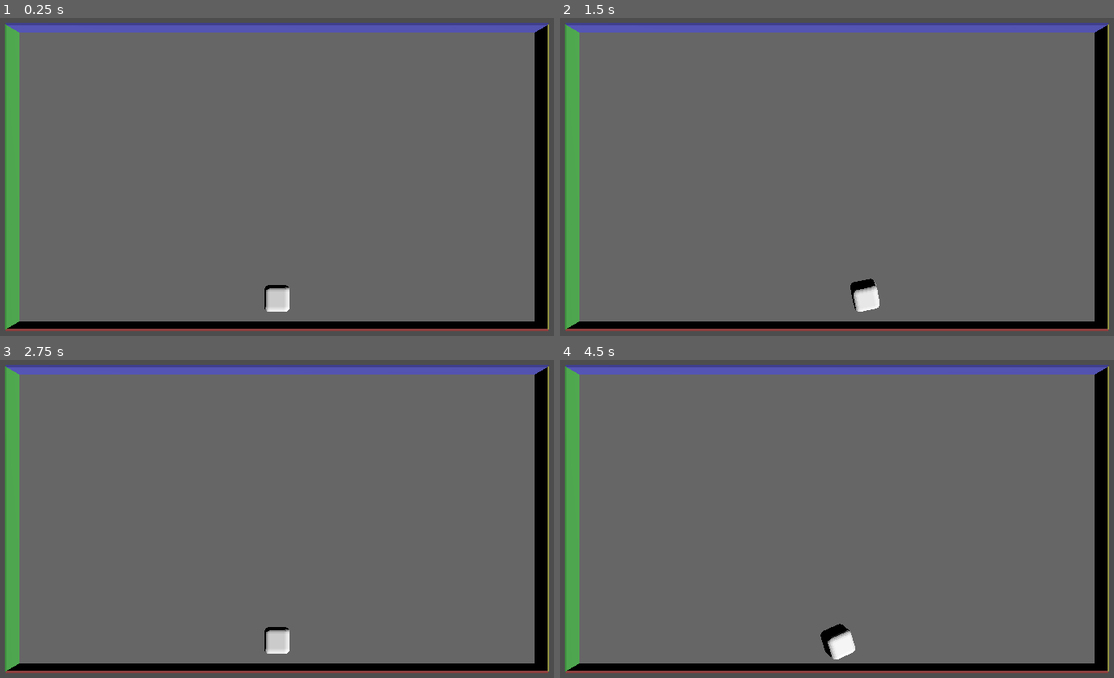
Above: before the commit, frames 1-4 (two rows, left to right).
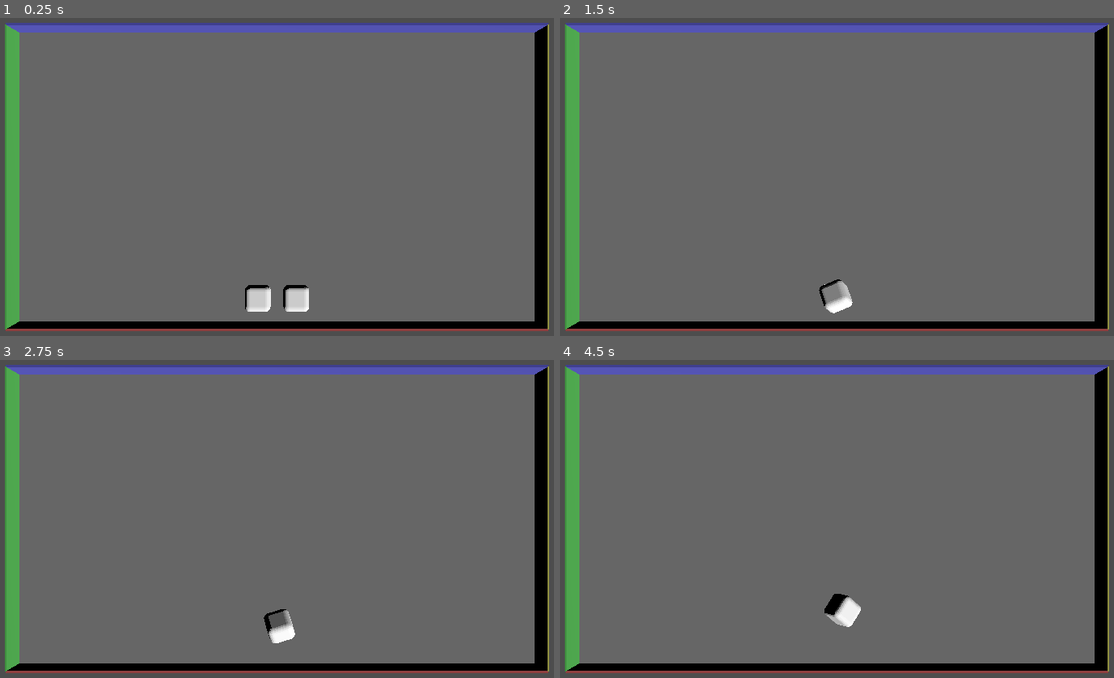
Above: after the commit, the same moments.

Repository: Beezui/trae_godot_dice
Game: Godot game, scene res://scenes/dice_demo_simple_final.tscn
The game is run twice, just before and just after one commit, with the same random seed, the same clock (stepped at 60 frames per second) and the same inputs.
Inputs:
- Up to frame 1 (0.25 s): no input
- Up to frame 2 (1.5 s): tap Enter (ui_accept) at 0.5, 1.35 s; hold Enter (ui_accept) 0.53-1.28 s; tap R at 0.6 s; hold S from 1.28 s (still down)
- Up to frame 3 (2.75 s): tap Enter (ui_accept) at 1.52, 1.82 s; tap R at 1.55, 2.1 s; release S at 2.03 s; hold Enter (ui_accept) from 2.03 s (still down)
- Up to frame 4 (4.5 s): release Enter (ui_accept) at 2.78 s; tap Space at 2.85 s; tap Enter (ui_accept) at 3.02, 3.32, 4.35 s; tap R at 3.05, 3.6 s; hold Enter (ui_accept) 3.53-4.28 s; hold A from 3.53 s (still down)

The runs differ from the first frame. In frame 1, 0.9% of the frame differs, in the area x 44-56%, y 83-93%; in frame 2, 0.7%; in frame 3, 0.5%; in frame 4, 0.9%, in the area x 47-55%, y 73-95%.

Commit message:
实现多骰子系统：添加骰子管理器脚本和更新相关文件

Diff:
--- a/scenes/dice_6.gd
+++ b/scenes/dice_6.gd
@@ -292,26 +292,27 @@
 			parent.update_result_display(dice_value, skill.name)
 
 func _process(delta):
-	# 更新技能冷却（如果方法存在）
-	if skill_system and skill_system.has_method("update_cooldowns"):
-		skill_system.update_cooldowns(delta)
-	# 更新粒子系统（如果方法存在）
-	if particle_system and particle_system.has_method("update"):
-		particle_system.update(delta)
+	# 只在需要时更新系统
+	if is_rolling:
+		# 更新技能冷却（如果方法存在）
+		if skill_system and skill_system.has_method("update_cooldowns"):
+			skill_system.update_cooldowns(delta)
+		# 更新粒子系统（如果方法存在）
+		if particle_system and particle_system.has_method("update"):
+			particle_system.update(delta)
 
 func _on_body_entered(body):
 	if is_rolling:
 		collision_count += 1
-		print("Dice collided with: ", body.name)
-		# 这里可以添加碰撞特效和技能触发逻辑
-
-		# 检测是否与其他骰子碰撞
-		if body is RigidBody3D and body.has_method("get_dice_type"):
-			print("Collided with another dice: ", body.get_dice_type())
-
-		# 检测是否与场景物体碰撞
-		elif body is StaticBody3D:
-			print("Collided with scene object: ", body.name)
+		# 只在调试模式下打印
+		if Engine.is_editor_hint():
+			print("Dice collided with: ", body.name)
+			# 检测是否与其他骰子碰撞
+			if body is RigidBody3D and body.has_method("get_dice_type"):
+				print("Collided with another dice: ", body.get_dice_type())
+			# 检测是否与场景物体碰撞
+			elif body is StaticBody3D:
+				print("Collided with scene object: ", body.name)
 
 func _on_body_exited(_body):
 	if is_rolling:
@@ -322,6 +323,10 @@
 
 func get_collision_count() -> int:
 	return collision_count
+
+func get_dice_value() -> int:
+	# 获取骰子点数
+	return dice_value
 
 func set_controlled_result(value: int):
 	# 设置控制结果
--- a/scenes/dice_demo_script.gd
+++ b/scenes/dice_demo_script.gd
@@ -1,7 +1,6 @@
 extends Node3D
 
-@onready var dice_a = $DiceA
-@onready var dice_b = $DiceB
+@onready var dice_manager = $DiceManager
 @onready var camera = $Camera3D
 @onready var light = $DirectionalLight3D
 @onready var sandbox = $Sandbox
@@ -11,7 +10,7 @@
 var charge_time = 0.0
 var max_charge_time = 2.0  # 最大蓄力时间（秒）
 var max_force = 20.0  # 最大投掷力度增加到20
-var original_position = Vector3()  # 骰子原始位置
+var original_positions = {}  # 存储每个骰子的原始位置
 var global_time = 0.0  # 全局时间，用于持续震动
 var base_width = 24.0  # 基础宽度（屏幕水平方向），放大1.5倍
 var base_height = 13.5   # 基础高度（屏幕竖直方向），放大1.5倍
@@ -161,27 +160,11 @@
 		# 移除顶部碰撞形状，避免阻挡骰子下落
 		# 注释掉顶部碰撞形状的创建代码，确保骰子能正常落到地面
 
-		# 初始化骰子状态并设置初始位置
-		if dice_a:
-			# 设置初始位置（屏幕水平方向中心，靠近屏幕下方南墙）
-			dice_a.position = Vector3(0, 6, sandbox_height/2 - 2)  # 靠近屏幕下方南墙，屏幕水平方向中心，向上提高2单位，高度提升50%
-			dice_a.rotation = Vector3()
-			# 确保骰子静止
-			dice_a.linear_velocity = Vector3.ZERO
-			dice_a.angular_velocity = Vector3.ZERO
-			# 禁用重力，使骰子悬浮
-			dice_a.gravity_scale = 0.0
-			dice_a.visible = true
-		if dice_b:
-			# 设置初始位置（屏幕水平方向中心，靠近屏幕下方南墙）
-			dice_b.position = Vector3(0, 6, sandbox_height/2 - 2)  # 靠近屏幕下方南墙，屏幕水平方向中心，向上提高2单位，高度提升50%
-			dice_b.rotation = Vector3()
-			# 确保骰子静止
-			dice_b.linear_velocity = Vector3.ZERO
-			dice_b.angular_velocity = Vector3.ZERO
-			# 禁用重力，使骰子悬浮
-			dice_b.gravity_scale = 0.0
-			dice_b.visible = false
+		# 初始化骰子管理器
+		if dice_manager:
+			# 设置骰子数量为2（默认值）
+			dice_manager.initialize_dice_pool()
+			print("Dice manager initialized with %d dice" % dice_manager.get_dice_count())
 
 	# 增加重力加速度，加快骰子下落速度
 	# 在Godot 4中，通过ProjectSettings来设置重力
@@ -200,7 +183,7 @@
 	# 重置蓄力状态
 	is_charging = false
 	charge_time = 0.0
-	original_position = Vector3()  # 重置原始位置
+	original_positions.clear()  # 重置原始位置
 
 	# 标记为初始状态
 	is_in_initial_state = true
@@ -208,149 +191,63 @@
 	print("Demo started with dice in initial position")
 
 func throw_dice():
-	# 检查骰子节点是否存在
-	if not dice_b:
-		print("Error: DiceB node not found")
-		return
-
-	# 检查骰子节点是否有roll方法
-	if not dice_b.has_method("roll"):
-		print("Error: DiceB node does not have roll method")
-		print("DiceB node type:", dice_b.get_class())
-		return
-
-	# 计算16:9比例的沙盘高度
-	var base_ratio = 16.0 / 9.0
-	var sandbox_width = base_width  # 屏幕水平方向（x轴）
-	var sandbox_height = sandbox_width / base_ratio  # 屏幕竖直方向（z轴），保持16:9比例
-
-	# 重置骰子B位置（离地面5个骰子高度）
-	dice_b.position = Vector3(0, 7.5, sandbox_height/2 - 2)  # 靠近屏幕下方南墙，屏幕水平方向中心，高度提升50%
-	dice_b.rotation = Vector3()
-
-	# 生成随机投掷力，朝向屏幕上方的北墙
-	var force = Vector3(
-		randf_range(-0.5, 0.5),  # 较小的X方向随机力，水平位移的力削弱50%
-		randf_range(3, 5),  # 向上的力，调整为合理值，确保骰子在投掷后能够正常下落
-		randf_range(-2.5, -1.25)     # 朝向屏幕上方的力（Z负方向，北墙方向），水平位移的力削弱50%
-	)
-
-	# 生成随机旋转力，整体削弱30%
-	var angular_force = Vector3(
-		randf_range(-7, 7),
-		randf_range(-7, 7),
-		randf_range(-7, 7)
-	)
-
-	# 切换骰子可见性
-	if dice_a:
-		dice_a.visible = false
-	if dice_b:
-		dice_b.visible = true
-
-	# 标记为非初始状态
-	is_in_initial_state = false
-
-	# 投掷骰子，传递旋转力
-	dice_b.roll(force, angular_force)
+	# 使用骰子管理器投掷所有骰子
+	if dice_manager:
+		dice_manager.throw_all_dice()
+		# 标记为非初始状态
+		is_in_initial_state = false
 
 func throw_dice_with_charge():
-	# 检查骰子节点是否存在
-	if not dice_b:
-		print("Error: DiceB node not found")
-		return
-
-	# 检查骰子节点是否有roll方法
-	if not dice_b.has_method("roll"):
-		print("Error: DiceB node does not have roll method")
-		return
-
-	# 计算16:9比例的沙盘高度
-	var base_ratio = 16.0 / 9.0
-	var sandbox_width = base_width  # 屏幕水平方向（x轴）
-	var sandbox_height = sandbox_width / base_ratio  # 屏幕竖直方向（z轴），保持16:9比例
-
-	# 重置骰子B位置（离地面5个骰子高度）
-	dice_b.position = Vector3(0, 7.5, sandbox_height/2 - 2)  # 靠近屏幕下方南墙，屏幕水平方向中心，高度提升50%
-	dice_b.rotation = Vector3()
-
-	# 根据蓄力时间计算投掷力度
-	var charge_ratio = charge_time / max_charge_time
-	# 将最小投掷力度提升为最大投掷力度的30%
-	var min_force_ratio = 0.3
-	var force_magnitude = (min_force_ratio + (charge_ratio * (1.0 - min_force_ratio))) * max_force
-
-	# 生成朝向屏幕上方的力，角度在-45到45度之间
-	var angle = deg_to_rad(randf_range(-45, 45))
-	# 计算投掷力，确保重力效果明显
-	# 直接计算力向量，不使用归一化，让向上的力不会被过度削弱
-	var force = Vector3(
-		sin(angle) * 0.25 * force_magnitude,  # X方向随角度变化，水平位移的力削弱50%
-		(0.3 + (charge_ratio * 0.7)) * force_magnitude * 0.5,  # 向上力随蓄力时间增加，但进一步减小以确保重力效果
-		-0.25 * force_magnitude   # 朝向屏幕上方的Z负方向（北墙方向），水平位移的力削弱50%
-	)
-
-	# 计算旋转力，随蓄力时间增加，最小值不为0
-	var min_angular_force = 11.2  # 增大最小旋转力为原来的2倍，确保即使轻按也有明显旋转，整体削弱30%
-	var max_angular_force = 31.5  # 降低最大旋转力为原来的50%，减少旋转效果，整体削弱30%
-	var angular_force_magnitude = min_angular_force + (charge_ratio * (max_angular_force - min_angular_force))
-
-	# 生成随机方向的旋转力，确保在三个轴上都有明显分量
-	# 为每个轴生成独立的随机值，确保x、y、z轴都有旋转
-	# 使用更大的最小值，确保每个轴都有足够的旋转分量
-	var x_rot = randf_range(-1.0, 1.0)
-	var y_rot = randf_range(-1.0, 1.0)
-	var z_rot = randf_range(-1.0, 1.0)
-
-	# 确保每个轴都有足够的旋转分量，避免只沿着单一轴旋转
-	# 增大最小值阈值，确保每个轴都有明显的旋转
-	if abs(x_rot) < 0.5:
-		x_rot = randf_range(0.5, 1.0) * sign(x_rot) if x_rot != 0 else 0.7
-	if abs(y_rot) < 0.5:
-		y_rot = randf_range(0.5, 1.0) * sign(y_rot) if y_rot != 0 else 0.7
-	if abs(z_rot) < 0.5:
-		z_rot = randf_range(0.5, 1.0) * sign(z_rot) if z_rot != 0 else 0.7
-
-	# 创建旋转力向量并归一化
-	var angular_force = Vector3(x_rot, y_rot, z_rot).normalized() * angular_force_magnitude
-
-	# 打印旋转力信息，用于调试
-	print("蓄力比例: %.2f, 旋转力大小: %.2f, 旋转力方向: %s" % [charge_ratio, angular_force_magnitude, angular_force])
-
-	# 切换骰子可见性
-	if dice_a:
-		dice_a.visible = false
-	if dice_b:
-		dice_b.visible = true
-
-	# 标记为非初始状态
-	is_in_initial_state = false
-
-	# 投掷骰子，传递旋转力
-	dice_b.roll(force, angular_force)
+	# 使用骰子管理器蓄力投掷所有骰子
+	if dice_manager:
+		var charge_ratio = charge_time / max_charge_time
+		# 打印蓄力信息，用于调试
+		print("蓄力比例: %.2f" % charge_ratio)
+		dice_manager.throw_all_dice_with_charge(charge_ratio)
+		# 标记为非初始状态
+		is_in_initial_state = false
 
 func _input(event):
 	# 按空格键开始蓄力（只有在初始状态下才能蓄力）
 	if event.is_action_pressed("ui_accept") and is_in_initial_state:
 		is_charging = true
 		charge_time = 0.0
-		# 记录骰子A的原始位置
-		if dice_a:
-			original_position = dice_a.position
+		# 存储所有骰子的原始位置
+		original_positions.clear()
+		if dice_manager:
+			for i in range(dice_manager.get_dice_count()):
+				var dice = dice_manager.get_dice(i)
+				if dice and is_instance_valid(dice):
+					original_positions[dice.get_path()] = dice.position
 		print("开始蓄力...")
 	# 松开空格键投掷骰子
 	elif event.is_action_released("ui_accept") and is_charging:
 		is_charging = false
-		# 恢复骰子A到原始位置
-		if dice_a:
-			dice_a.position = original_position
 		# 重置原始位置，避免震动效果继续应用
-		original_position = Vector3()
+		original_positions.clear()
 		throw_dice_with_charge()
 		print("投掷骰子！蓄力时间: %.2f秒" % charge_time)
 	# 按R键恢复骰子初始状态
 	if event is InputEventKey and event.pressed and event.keycode == KEY_R:
 		reset_dice()
+	# 按a键增加骰子（只有在初始状态下才能调整）
+	if event is InputEventKey and event.pressed and event.keycode == KEY_A and is_in_initial_state:
+		if dice_manager:
+			var current_count = dice_manager.get_dice_count()
+			if current_count < 6:
+				dice_manager.set_dice_count(current_count + 1)
+				print("增加骰子，当前数量: %d" % dice_manager.get_dice_count())
+			else:
+				print("已达到最大骰子数量: 6")
+	# 按s键减少骰子（只有在初始状态下才能调整）
+	if event is InputEventKey and event.pressed and event.keycode == KEY_S and is_in_initial_state:
+		if dice_manager:
+			var current_count = dice_manager.get_dice_count()
+			if current_count > 1:
+				dice_manager.set_dice_count(current_count - 1)
+				print("减少骰子，当前数量: %d" % dice_manager.get_dice_count())
+			else:
+				print("已达到最小骰子数量: 1")
 
 func _process(delta):
 	# 跟踪全局时间
@@ -371,68 +268,39 @@
 		# 增加震动频率（随蓄力时间增加）
 		var shake_frequency = 15.0 + (charge_ratio * 25.0)  # 频率从15增加到40
 
-		# 应用震动效果（只影响骰子A）
-		if dice_a and original_position != Vector3():
-			# 使用全局时间和频率生成持续震动
-			var time = global_time * shake_frequency
-			var shake_offset = Vector3(
-				sin(time * 3.14159) * shake_amplitude,
-				sin(time * 3.14159 * 1.5) * shake_amplitude,
-				sin(time * 3.14159 * 2.0) * shake_amplitude
-			)
-			# 应用震动偏移
-			dice_a.position = original_position + shake_offset
+		# 对所有骰子应用震动效果
+		if dice_manager:
+			for i in range(dice_manager.get_dice_count()):
+				var dice = dice_manager.get_dice(i)
+				if dice and is_instance_valid(dice):
+					var dice_path = dice.get_path()
+					if original_positions.has(dice_path):
+						# 使用全局时间和频率生成持续震动
+						var time = global_time * shake_frequency
+						var shake_offset = Vector3(
+							sin(time * 3.14159) * shake_amplitude,
+							sin(time * 3.14159 * 1.5) * shake_amplitude,
+							sin(time * 3.14159 * 2.0) * shake_amplitude
+						)
+						# 应用震动偏移
+						dice.position = original_positions[dice_path] + shake_offset
 	else:
-		# 非蓄力状态下，确保original_position为零向量
-		if original_position != Vector3():
-			original_position = Vector3()
-
-		# 初始状态下，确保骰子A固定在初始位置
-		if is_in_initial_state and dice_a:
-			# 计算16:9比例的沙盘高度
-			var base_ratio = 16.0 / 9.0
-			var sandbox_width = base_width  # 屏幕水平方向（x轴）
-			var sandbox_height = sandbox_width / base_ratio  # 屏幕竖直方向（z轴），保持16:9比例
-			# 固定骰子A在初始位置
-			dice_a.position = Vector3(0, 6, sandbox_height/2 - 2)  # 高度提升50%
-			dice_a.rotation = Vector3()
-			dice_a.linear_velocity = Vector3.ZERO
-			dice_a.angular_velocity = Vector3.ZERO
+		# 非蓄力状态下，清空原始位置
+		original_positions.clear()
+
+	# 更新骰子管理器
+	if dice_manager:
+		dice_manager.update(delta)
 
 func reset_dice():
-	# 计算16:9比例的沙盘高度
-	var base_ratio = 16.0 / 9.0
-	var sandbox_width = base_width  # 屏幕水平方向（x轴）
-	var sandbox_height = sandbox_width / base_ratio  # 屏幕竖直方向（z轴），保持16:9比例
-
 	# 重置蓄力状态
 	is_charging = false
 	charge_time = 0.0
-	original_position = Vector3()  # 重置原始位置
-
-	# 重置骰子A到初始状态
-	if dice_a:
-		# 设置初始位置（屏幕水平方向中心，靠近屏幕下方南墙）
-		dice_a.position = Vector3(0, 6, sandbox_height/2 - 2)  # 靠近屏幕下方南墙，屏幕水平方向中心，向上提高2单位，高度提升50%
-		dice_a.rotation = Vector3()
-		# 确保骰子静止
-		dice_a.linear_velocity = Vector3.ZERO
-		dice_a.angular_velocity = Vector3.ZERO
-		# 禁用重力，使骰子悬浮
-		dice_a.gravity_scale = 0.0
-		dice_a.visible = true
-
-	# 重置骰子B到初始状态
-	if dice_b:
-		# 设置初始位置（屏幕水平方向中心，靠近屏幕下方南墙）
-		dice_b.position = Vector3(0, 6, sandbox_height/2 - 2)  # 靠近屏幕下方南墙，屏幕水平方向中心，向上提高2单位，高度提升50%
-		dice_b.rotation = Vector3()
-		# 确保骰子静止
-		dice_b.linear_velocity = Vector3.ZERO
-		dice_b.angular_velocity = Vector3.ZERO
-		# 禁用重力，使骰子悬浮
-		dice_b.gravity_scale = 0.0
-		dice_b.visible = false
+	original_positions.clear()  # 重置原始位置
+
+	# 使用骰子管理器重置所有骰子
+	if dice_manager:
+		dice_manager.reset_all_dice()
 
 	# 标记为初始状态
 	is_in_initial_state = true
--- a/scenes/dice_demo_simple_final.tscn
+++ b/scenes/dice_demo_simple_final.tscn
@@ -2,6 +2,7 @@
 
 [ext_resource type="Script" uid="uid://cvl75rev7s7we" path="res://scenes/dice_demo_script.gd" id="1_uzb9g"]
 [ext_resource type="PackedScene" uid="uid://c2x0x5e4k0rag" path="res://scenes/dice_6.tscn" id="2_jh1g7"]
+[ext_resource type="Script" uid="uid://b2f3x3e4k0rag" path="res://scenes/dice_manager.gd" id="3_dicemanager"]
 
 [node name="DiceDemoSimpleFinal" type="Node3D" unique_id=1530554903]
 script = ExtResource("1_uzb9g")
@@ -35,9 +36,7 @@
 [node name="WallWest" type="CollisionShape3D" parent="Sandbox" unique_id=167772160]
 transform = Transform3D(1, 0, 0, 0, 1, 0, 0, 0, 1, -12, -4, 0)
 
-[node name="DiceA" parent="." unique_id=399543580 instance=ExtResource("2_jh1g7")]
-transform = Transform3D(1, 0, 0, 0, 1, 0, 0, 0, 1, 0, 3, 0)
-
-[node name="DiceB" parent="." unique_id=399543590 instance=ExtResource("2_jh1g7")]
-transform = Transform3D(1, 0, 0, 0, 1, 0, 0, 0, 1, 0, 3, 0)
-visible = false
+[node name="DiceManager" type="Node3D" parent="." unique_id=399543600]
+script = ExtResource("3_dicemanager")
+dice_count = 2
+dice_scene = ExtResource("2_jh1g7")
--- /dev/null
+++ b/scenes/dice_manager.gd
@@ -0,0 +1,212 @@
+extends Node3D
+
+@export var dice_count: int = 2  # 默认2个骰子
+@export var max_dice_count: int = 6  # 最大6个骰子
+@export var dice_scene: PackedScene  # 骰子场景
+
+var dice_instances: Array = []
+var is_throwing: bool = false
+var rolling_dice_count: int = 0
+
+func _ready():
+	# 加载骰子场景
+	if not dice_scene:
+		dice_scene = load("res://scenes/dice_6.tscn")
+		if not dice_scene:
+			print("Error: Failed to load dice scene")
+			return
+
+	# 初始化骰子池
+	initialize_dice_pool()
+
+func initialize_dice_pool():
+	# 清理现有骰子
+	for dice in dice_instances:
+		if dice and is_instance_valid(dice):
+			dice.queue_free()
+	dice_instances.clear()
+
+	# 限制骰子数量
+	dice_count = clamp(dice_count, 1, max_dice_count)
+
+	# 创建骰子实例
+	for i in range(dice_count):
+		var dice = dice_scene.instantiate()
+		if dice:
+			dice.name = "Dice_%d" % i
+			add_child(dice)
+			dice_instances.append(dice)
+			# 初始状态：禁用重力，使骰子悬浮
+			dice.gravity_scale = 0.0
+			dice.linear_velocity = Vector3.ZERO
+			dice.angular_velocity = Vector3.ZERO
+			dice.visible = true
+
+			# 设置初始位置，沿着水平方向并排排列
+			var spacing = 1.5  # 骰子间距
+			var start_x = -((dice_count - 1) * spacing) / 2
+			var x_pos = start_x + (i * spacing)
+			dice.position = Vector3(x_pos, 6, 4.75)  # 靠近屏幕下方南墙
+
+	print("Dice pool initialized with %d dice" % dice_instances.size())
+
+func set_dice_count(count: int):
+	# 设置骰子数量
+	dice_count = clamp(count, 1, max_dice_count)
+	initialize_dice_pool()
+
+func get_dice_count() -> int:
+	# 获取当前骰子数量
+	return dice_instances.size()
+
+func get_dice(index: int) -> RigidBody3D:
+	# 获取指定索引的骰子
+	if index >= 0 and index < dice_instances.size():
+		return dice_instances[index]
+	return null
+
+func reset_all_dice():
+	# 重置所有骰子
+	for i in range(dice_instances.size()):
+		var dice = dice_instances[i]
+		if dice and is_instance_valid(dice):
+			dice.linear_velocity = Vector3.ZERO
+			dice.angular_velocity = Vector3.ZERO
+			dice.rotation = Vector3()  # 重置旋转角度
+			dice.gravity_scale = 0.0
+			dice.visible = true
+
+			# 设置初始位置，沿着水平方向并排排列
+			var spacing = 1.5  # 骰子间距
+			var start_x = -((dice_instances.size() - 1) * spacing) / 2
+			var x_pos = start_x + (i * spacing)
+			dice.position = Vector3(x_pos, 6, 4.75)  # 靠近屏幕下方南墙
+
+	is_throwing = false
+	rolling_dice_count = 0
+
+func prepare_dice_for_throw():
+	# 准备骰子投掷
+	var base_ratio = 16.0 / 9.0
+	var sandbox_width = 24.0
+	var sandbox_height = sandbox_width / base_ratio
+
+	# 计算骰子初始位置，确保它们有适当间隔
+	var spacing = 1.5  # 骰子间距
+	var start_x = -((dice_instances.size() - 1) * spacing) / 2
+
+	for i in range(dice_instances.size()):
+		var dice = dice_instances[i]
+		if dice and is_instance_valid(dice):
+			# 计算初始位置，确保骰子之间有间隔
+			var x_pos = start_x + (i * spacing)
+			dice.position = Vector3(x_pos, 7.5, sandbox_height/2 - 2)
+			dice.rotation = Vector3()
+			dice.linear_velocity = Vector3.ZERO
+			dice.angular_velocity = Vector3.ZERO
+			dice.gravity_scale = 0.0
+			dice.visible = true
+
+func throw_all_dice(force_multiplier: float = 1.0):
+	# 同时投掷所有骰子
+	if dice_instances.size() == 0:
+		print("Error: No dice to throw")
+		return
+
+	prepare_dice_for_throw()
+	is_throwing = true
+	rolling_dice_count = dice_instances.size()
+
+	for dice in dice_instances:
+		if dice and is_instance_valid(dice):
+			# 为每个骰子生成独立的投掷力
+			var force = Vector3(
+				randf_range(-0.5, 0.5) * force_multiplier,
+				randf_range(3, 5) * force_multiplier,
+				randf_range(-2.5, -1.25) * force_multiplier
+			)
+
+			# 为每个骰子生成独立的旋转力
+			var angular_force = Vector3(
+				randf_range(-7, 7),
+				randf_range(-7, 7),
+				randf_range(-7, 7)
+			)
+
+			# 投掷骰子
+			dice.roll(force, angular_force)
+
+func throw_all_dice_with_charge(charge_ratio: float):
+	# 蓄力投掷所有骰子
+	if dice_instances.size() == 0:
+		print("Error: No dice to throw")
+		return
+
+	prepare_dice_for_throw()
+	is_throwing = true
+	rolling_dice_count = dice_instances.size()
+
+	var max_force = 20.0
+	var min_force_ratio = 0.3
+	var force_magnitude = (min_force_ratio + (charge_ratio * (1.0 - min_force_ratio))) * max_force
+
+	for dice in dice_instances:
+		if dice and is_instance_valid(dice):
+			# 生成朝向屏幕上方的力，角度在-45到45度之间
+			var angle = deg_to_rad(randf_range(-45, 45))
+
+			# 计算投掷力
+			var force = Vector3(
+				sin(angle) * 0.25 * force_magnitude,
+				(0.3 + (charge_ratio * 0.7)) * force_magnitude * 0.5,
+				-0.25 * force_magnitude
+			)
+
+			# 计算旋转力
+			var min_angular_force = 11.2
+			var max_angular_force = 31.5
+			var angular_force_magnitude = min_angular_force + (charge_ratio * (max_angular_force - min_angular_force))
+
+			# 生成随机方向的旋转力
+			var x_rot = randf_range(-1.0, 1.0)
+			var y_rot = randf_range(-1.0, 1.0)
+			var z_rot = randf_range(-1.0, 1.0)
+
+			# 确保每个轴都有足够的旋转分量
+			if abs(x_rot) < 0.5:
+				x_rot = randf_range(0.5, 1.0) * sign(x_rot) if x_rot != 0 else 0.7
+			if abs(y_rot) < 0.5:
+				y_rot = randf_range(0.5, 1.0) * sign(y_rot) if y_rot != 0 else 0.7
+			if abs(z_rot) < 0.5:
+				z_rot = randf_range(0.5, 1.0) * sign(z_rot) if z_rot != 0 else 0.7
+
+			# 创建旋转力向量并归一化
+			var angular_force = Vector3(x_rot, y_rot, z_rot).normalized() * angular_force_magnitude
+
+			# 投掷骰子
+			dice.roll(force, angular_force)
+
+func on_dice_stopped():
+	# 骰子停止时的回调
+	rolling_dice_count -= 1
+	if rolling_dice_count <= 0:
+		is_throwing = false
+		print("All dice have stopped rolling")
+		# 这里可以添加结果判定逻辑
+
+func get_all_dice_values() -> Array:
+	# 获取所有骰子的点数
+	var values = []
+	for dice in dice_instances:
+		if dice and is_instance_valid(dice) and dice.has_method("get_dice_value"):
+			values.append(dice.get_dice_value())
+	return values
+
+func update(delta: float):
+	# 更新所有骰子
+	for dice in dice_instances:
+		if is_instance_valid(dice):
+			# 只在骰子滚动时更新，减少不必要的计算
+			if dice.is_rolling:
+				if dice.has_method("_process"):
+					dice._process(delta)
Not shown, added: scenes/dice_manager.gd.uid
Not shown, changed: .trae/documents/multiple_dice_plan.md
Not shown, changed: docs/开发文档/当前开发进度与代码结构.md
